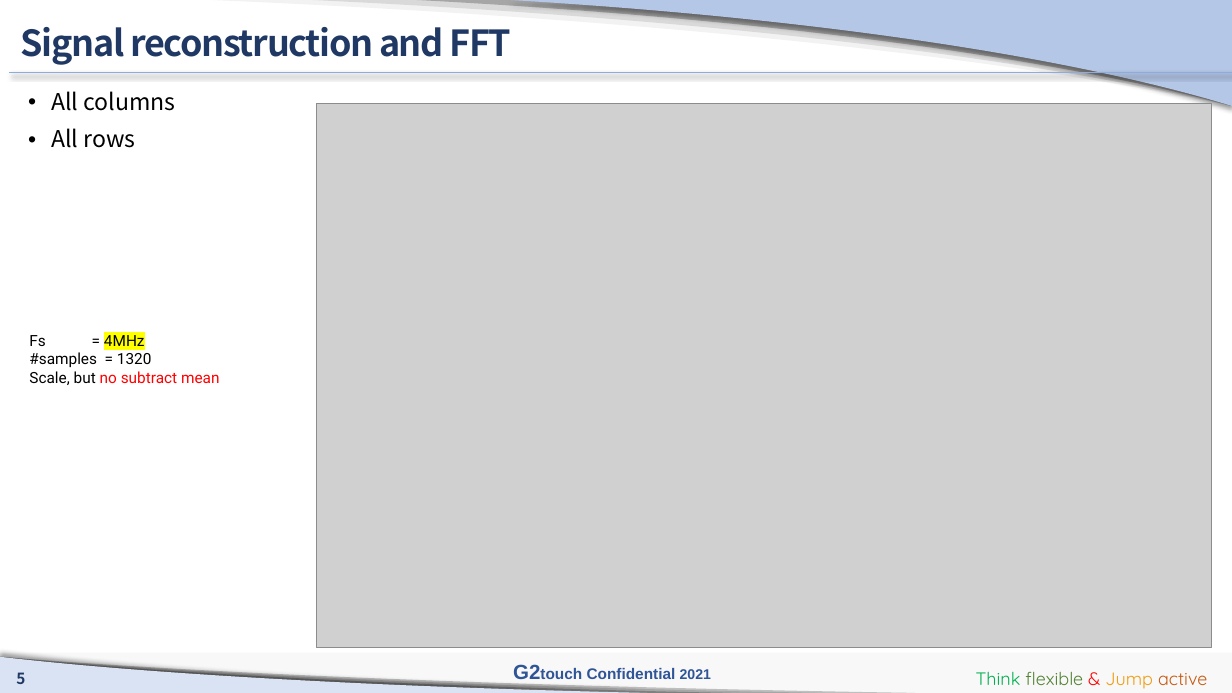
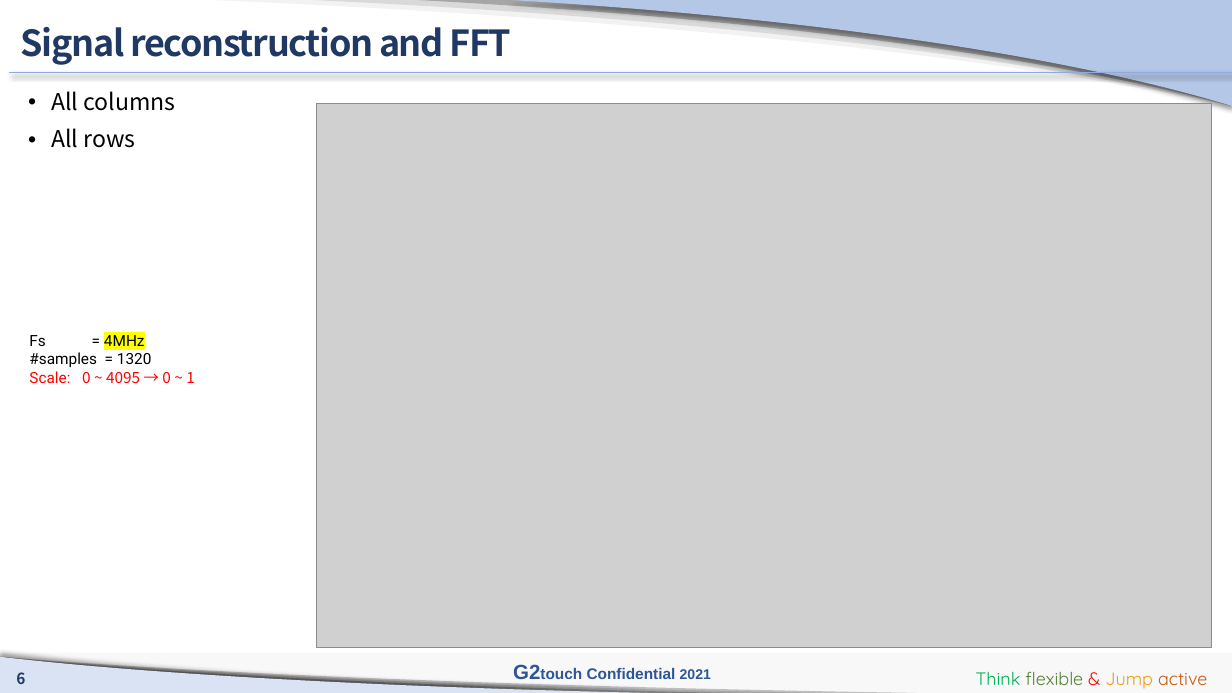
Before and after one commit to manhduc1811/MPP-EVB-ADC-test, a slide deck: slide 6 of G2touch_D2center_mducng_EVB_AFE_Simulation_210202_v2.pptx (slide 5 before the commit). Drawn at 1232x693 pixels with LibreOffice and Linux fonts; fonts in the diff are those of the drawing; grey boxes stand for pictures; background and template pictures are left out. Boxes give left, top, right and bottom in pixels: in the first picture for what was removed or moved away, otherwise in the second. Text is boxed around its words. In the diff, an @@ line names an element or a change of style, - is before the commit and + after.

```diff
--- a/G2touch_D2center_mducng_EVB_AFE_Simulation_210202_v2.pptx
+++ b/G2touch_D2center_mducng_EVB_AFE_Simulation_210202_v2.pptx
@@ text at [29,371,195,383]: text changed; font Roboto to Noto Sans CJK KR @@
-Scale, but no subtract mean
+Scale: 0 ~ 4095 → 0 ~ 1
@@ page number at [16,672,25,684]: text changed @@
-5
+6
```
Also in this commit, not shown: 11 other slides changed, 3 slides added, 1 other file.
